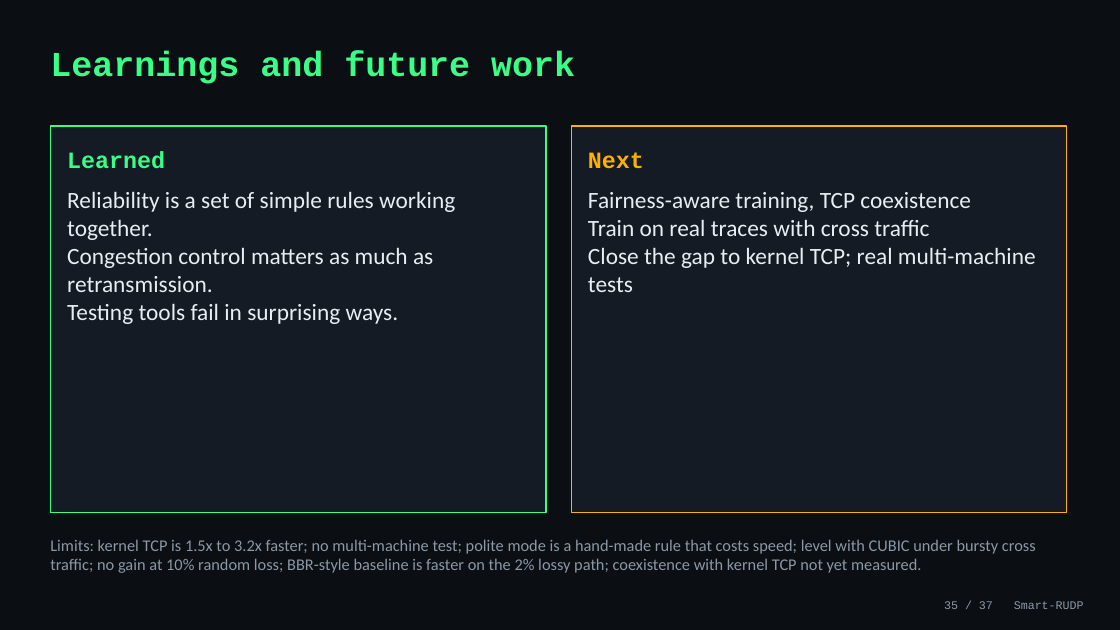
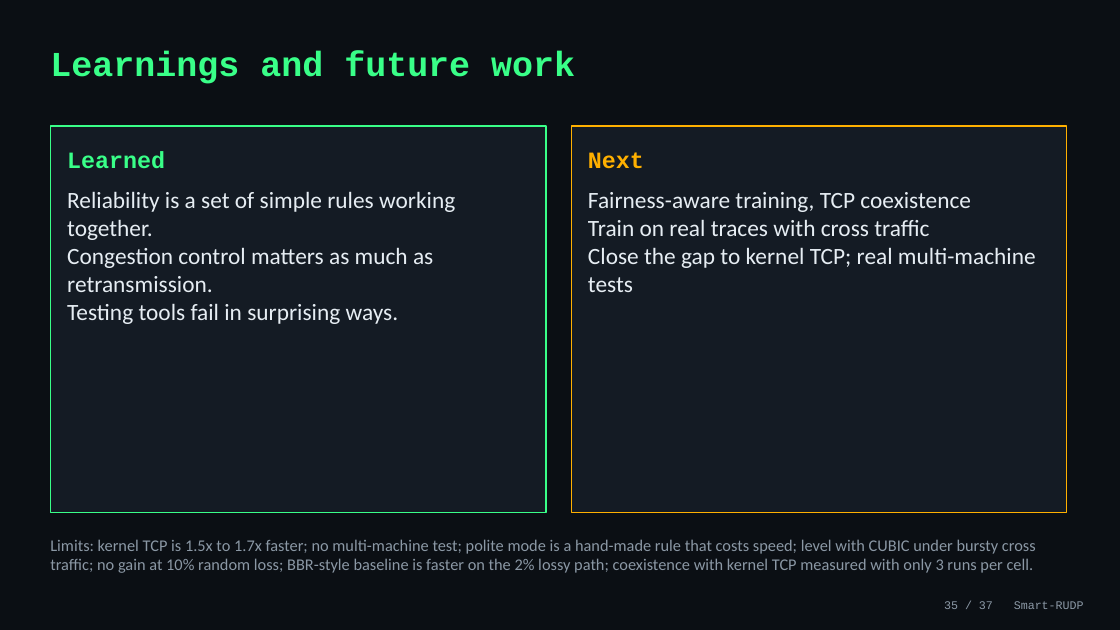
Before and after one commit to Capsturrrr/REPLIC, a slide deck: slide 35 of docs/RUDP_Presentation.pptx. Drawn at 1120x630 pixels with LibreOffice and Linux fonts; fonts in the diff are those of the drawing. Boxes give left, top, right and bottom in pixels: in the first picture for what was removed or moved away, otherwise in the second. Text is boxed around its words. In the diff, an @@ line names an element or a change of style, - is before the commit and + after.

```diff
--- a/docs/RUDP_Presentation.pptx
+++ b/docs/RUDP_Presentation.pptx
@@ text at (x1=50, y1=539, x2=1036, y2=573): text changed @@
-Limits: kernel TCP is 1.5x to 3.2x faster; no multi-machine test; polite mode is a hand-made rule that costs speed; level with CUBIC under bursty cross traffic; no gain at 10% random loss; BBR-style baseline is faster on the 2% lossy path; coexistence with kernel TCP not yet measured.
+Limits: kernel TCP is 1.5x to 1.7x faster; no multi-machine test; polite mode is a hand-made rule that costs speed; level with CUBIC under bursty cross traffic; no gain at 10% random loss; BBR-style baseline is faster on the 2% lossy path; coexistence with kernel TCP measured with only 3 runs per cell.
```
Also in this commit, not shown: 2 other slides changed, 10 other files.
